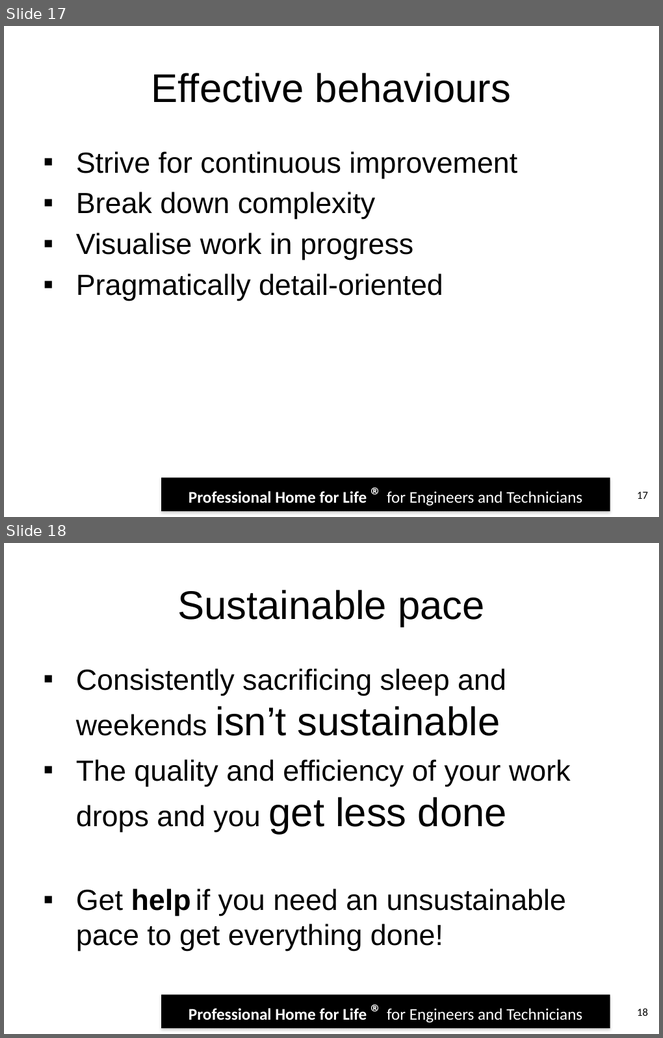
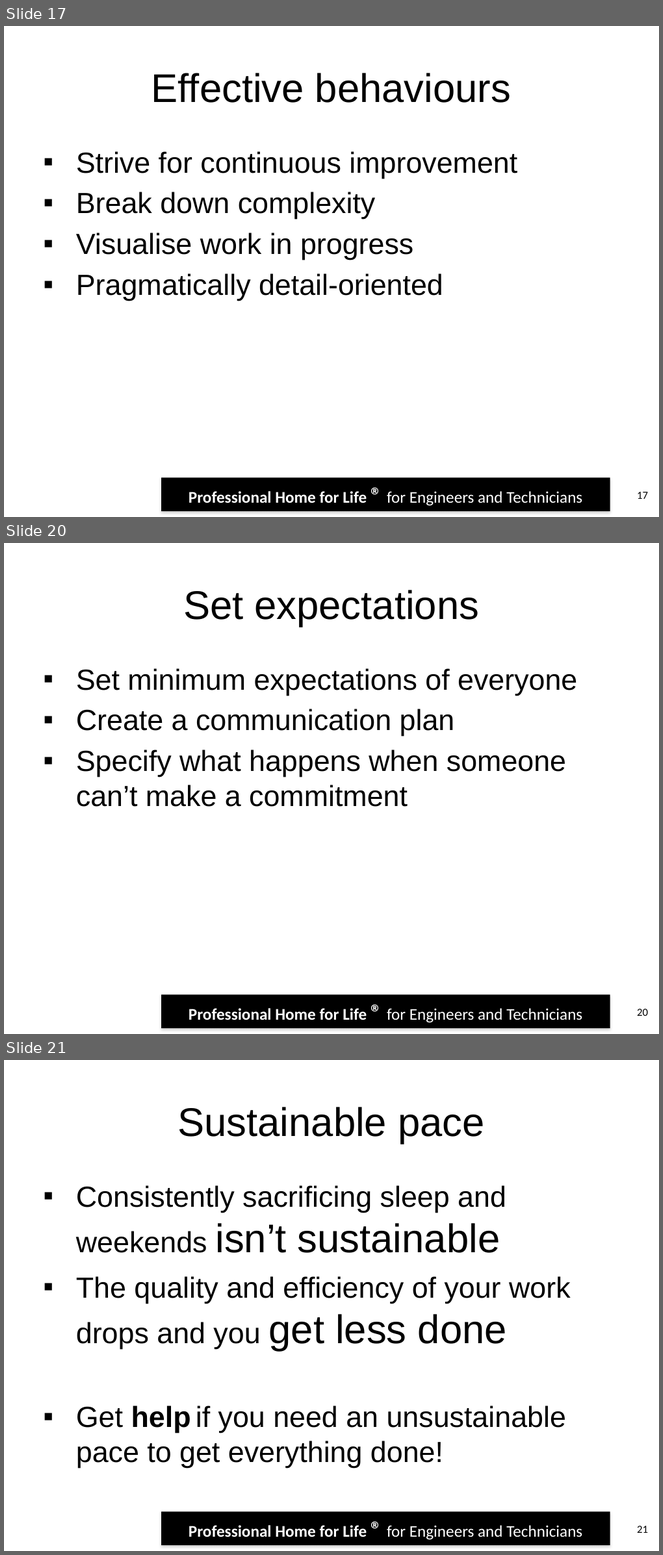
Before and after one commit to robdmoore/IETTimeManagementPresentation, a slide deck: TimeManagementAndProjectPlanning.pptx. Shown one above the other, each under a label of ours: slides 17 and 18 before the commit, slides 17, 20 and 21 after it; the slides between them are not shown. The pictures are 663x1038 and 663x1555 pixels, drawn with LibreOffice and Linux fonts; fonts in the diff are those of the drawing; background and template pictures are left out. Boxes give left, top, right and bottom in pixels: in the first picture for what was removed or moved away, otherwise in the second. Text is boxed around its words. In the diff, an @@ line names an element or a change of style, - is before the commit and + after.

```diff
--- a/TimeManagementAndProjectPlanning.pptx
+++ b/TimeManagementAndProjectPlanning.pptx
@@ slide 20 added at (4,543,659,1034), background #FFFFFF; not listed: 1 template element that a slide beside it also shows @@
@@ title added at (183,590,479,627), 44 pt, text #000000 @@
+Set expectations
@@ text added at (76,668,577,807), 32 pt, text #000000 @@
+▪ Set minimum expectations of everyone
+▪ Create a communication plan
+▪ Specify what happens when someone can’t make a commitment
@@ page number added at (637,1009,648,1016), 12 pt, text #000000 @@
+20
@@ what was slide 18 is now slide 21 @@
@@ page number at (637,1526,648,1533): text changed @@
-18
+21
```
Also in this commit, not shown: 3 other slides added.
